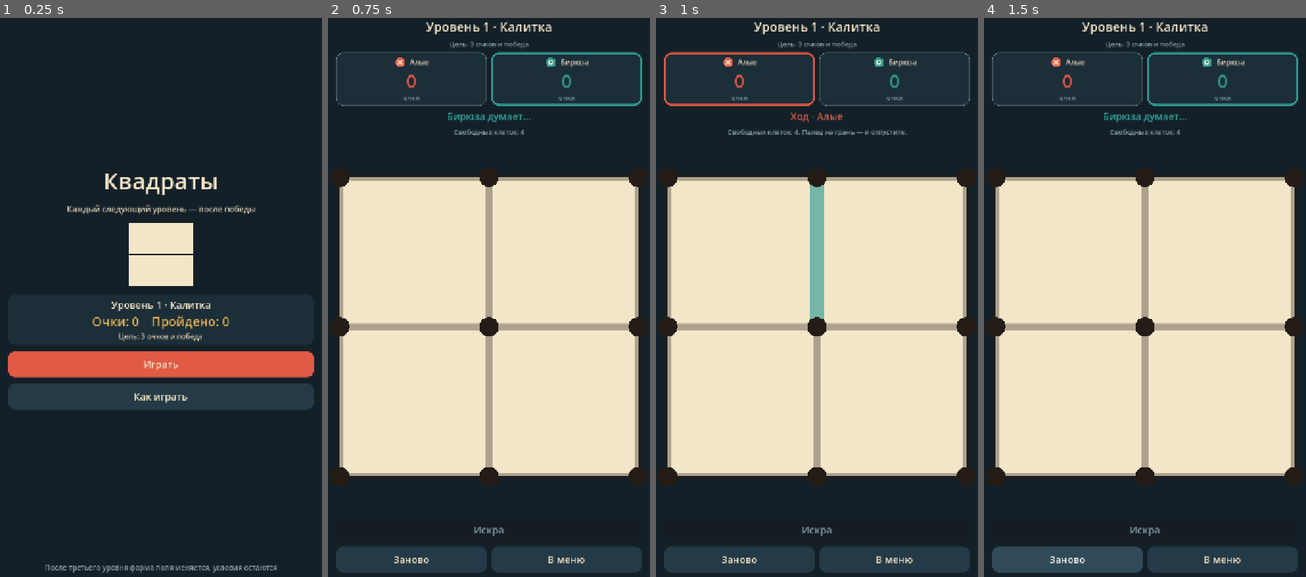
Above: before the commit, frames 1-4 (left to right).
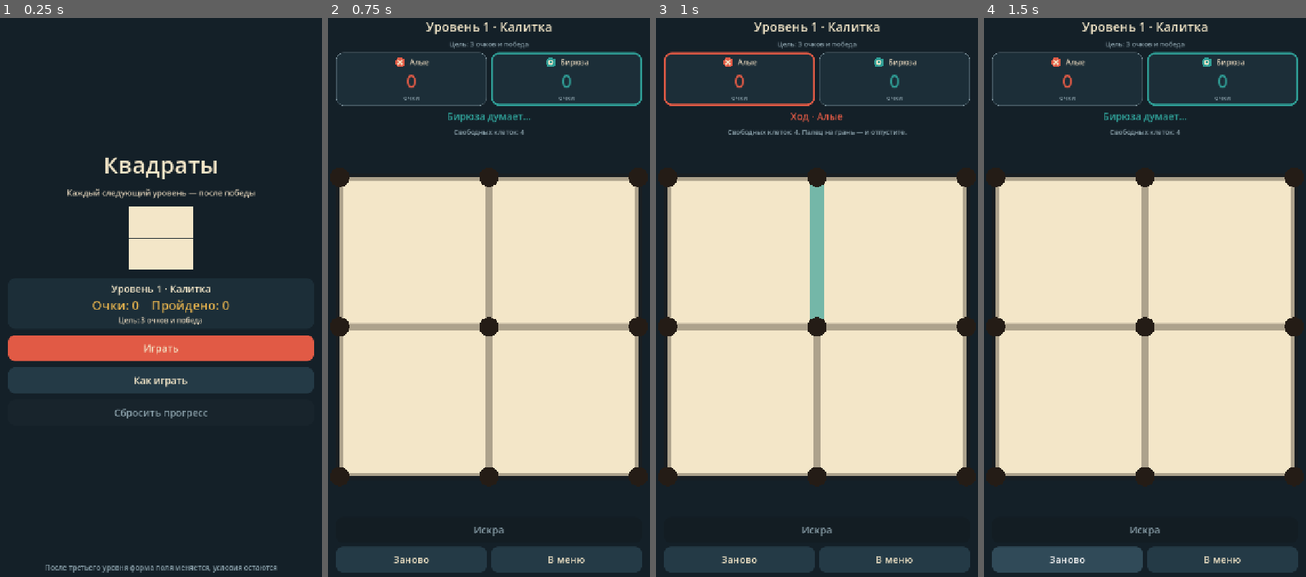
Above: after the commit, the same moments.

Repository: shedulervic/bases
Game: Godot game, scene res://scenes/main.tscn
Same seed, same stepped clock (60 frames per second), same inputs: the game is played once before the commit and once after it.
Inputs:
- Up to frame 1 (0.25 s): no input
- Up to frame 2 (0.75 s): click "Играть" at 0.5 s
- Up to frame 3 (1 s): no input
- Up to frame 4 (1.5 s): click "Заново" at 1.25 s

The runs differ from the first frame. In frame 1, 14% of the frame differs, in the area x 2-98%, y 25-72%; in frame 2, nothing differs; in frame 3, nothing differs; in frame 4, nothing differs.

Commit message:
Add a confirmed reset so the campaign can start over from the first level.
Co-authored-by: Cursor <cursoragent@cursor.com>

Diff:
--- a/scripts/campaign.gd
+++ b/scripts/campaign.gd
@@ -51,6 +51,13 @@
 	var minimum_win := int(total / 2) + 1
 	need = maxi(need, minimum_win)
 	return mini(need, total - 1)
+
+
+static func reset() -> void:
+	var config := _config()
+	if config.has_section("campaign"):
+		config.erase_section("campaign")
+		config.save(SAVE_PATH)
 
 
 static func note_clear(index: int, score: int) -> void:
--- a/scripts/main.gd
+++ b/scripts/main.gd
@@ -15,6 +15,8 @@
 var stat_level: Label
 var stat_points: Label
 var stat_goal: Label
+var reset_button: Button
+var reset_dialog: Control
 var level_title: Label
 var mode_label: Label
 var status_label: Label
@@ -144,9 +146,58 @@
 	rules.pressed.connect(func() -> void: _show("rules"))
 	box.add_child(rules)
 
+	reset_button = _button("Сбросить прогресс")
+	reset_button.pressed.connect(func() -> void: reset_dialog.visible = true)
+	box.add_child(reset_button)
+
 	box.add_child(_spacer())
 	box.add_child(_label("После третьего уровня форма поля меняется, условия остаются", 16, Palette.MUTED, true))
+
+	reset_dialog = _build_reset_dialog()
+	root.add_child(reset_dialog)
 	return root
+
+
+func _build_reset_dialog() -> Control:
+	var dim := ColorRect.new()
+	dim.color = Color(0, 0, 0, 0.55)
+	dim.set_anchors_preset(Control.PRESET_FULL_RECT)
+	dim.visible = false
+	dim.mouse_filter = Control.MOUSE_FILTER_STOP
+	dim.gui_input.connect(func(event: InputEvent) -> void:
+		if event is InputEventMouseButton and event.pressed and event.button_index == MOUSE_BUTTON_LEFT:
+			dim.visible = false
+	)
+	var center := CenterContainer.new()
+	center.set_anchors_preset(Control.PRESET_FULL_RECT)
+	center.mouse_filter = Control.MOUSE_FILTER_IGNORE
+	dim.add_child(center)
+	var panel := PanelContainer.new()
+	panel.custom_minimum_size = Vector2(280, 0)
+	panel.add_theme_stylebox_override("panel", _flat(Palette.PANEL, 20))
+	center.add_child(panel)
+	var dialog := VBoxContainer.new()
+	dialog.add_theme_constant_override("separation", 10)
+	panel.add_child(dialog)
+	var title := _label("Сбросить прогресс?", 26, Palette.CREAM, true)
+	var body := _label("Очки и открытые уровни пропадут. Кампания начнётся с Калитки.", 16, Palette.CREAM_DIM, true)
+	body.autowrap_mode = TextServer.AUTOWRAP_WORD
+	dialog.add_child(title)
+	dialog.add_child(body)
+	var confirm := _button("Сбросить")
+	_paint_button(confirm, Palette.P1, Palette.CREAM)
+	confirm.pressed.connect(_confirm_reset)
+	dialog.add_child(confirm)
+	var cancel := _button("Отмена")
+	cancel.pressed.connect(func() -> void: dim.visible = false)
+	dialog.add_child(cancel)
+	return dim
+
+
+func _confirm_reset() -> void:
+	Campaign.reset()
+	reset_dialog.visible = false
+	_refresh_menu()
 
 
 func _build_rules() -> Control:
@@ -322,6 +373,7 @@
 	if best >= 0:
 		goal_line += "\nЛучший результат этого уровня: %d" % best
 	stat_goal.text = goal_line
+	reset_button.disabled = Campaign.cleared_count() == 0 and Campaign.total_points() == 0
 	menu_preview.rows = level.rows
 	menu_preview.marks = _mark_colors(level)
 	menu_preview.queue_redraw()
@@ -358,6 +410,8 @@
 		_show("menu")
 	elif _screen == "rules":
 		_show("menu")
+	elif _screen == "menu" and reset_dialog.visible:
+		reset_dialog.visible = false
 	elif _screen == "menu" and OS.has_feature("mobile"):
 		get_tree().quit()
 
